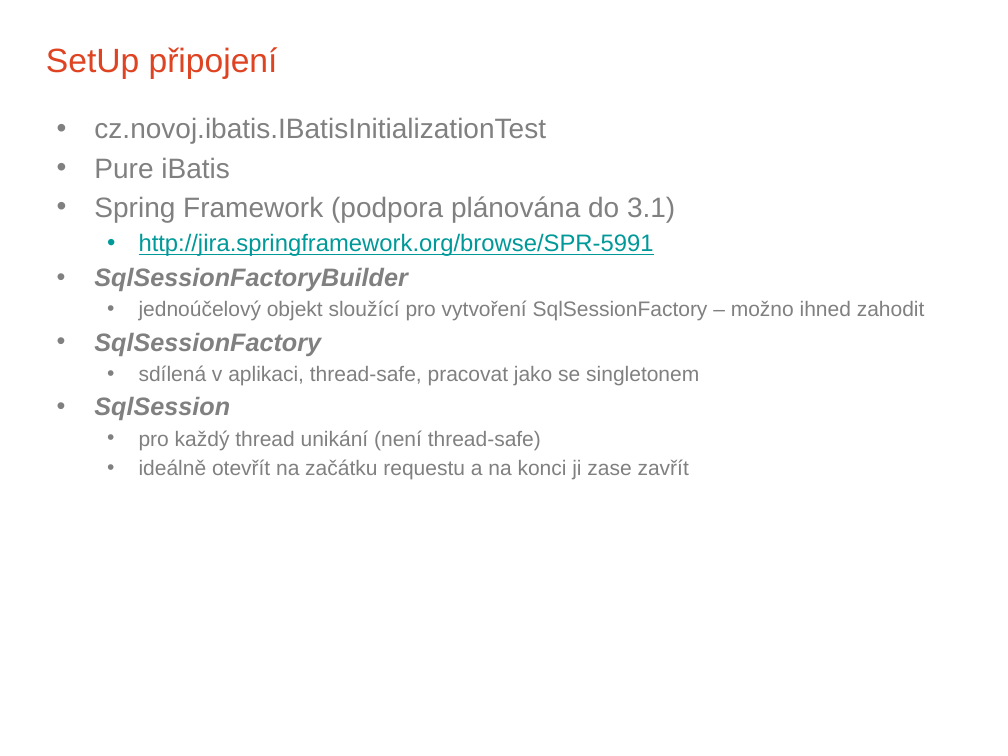
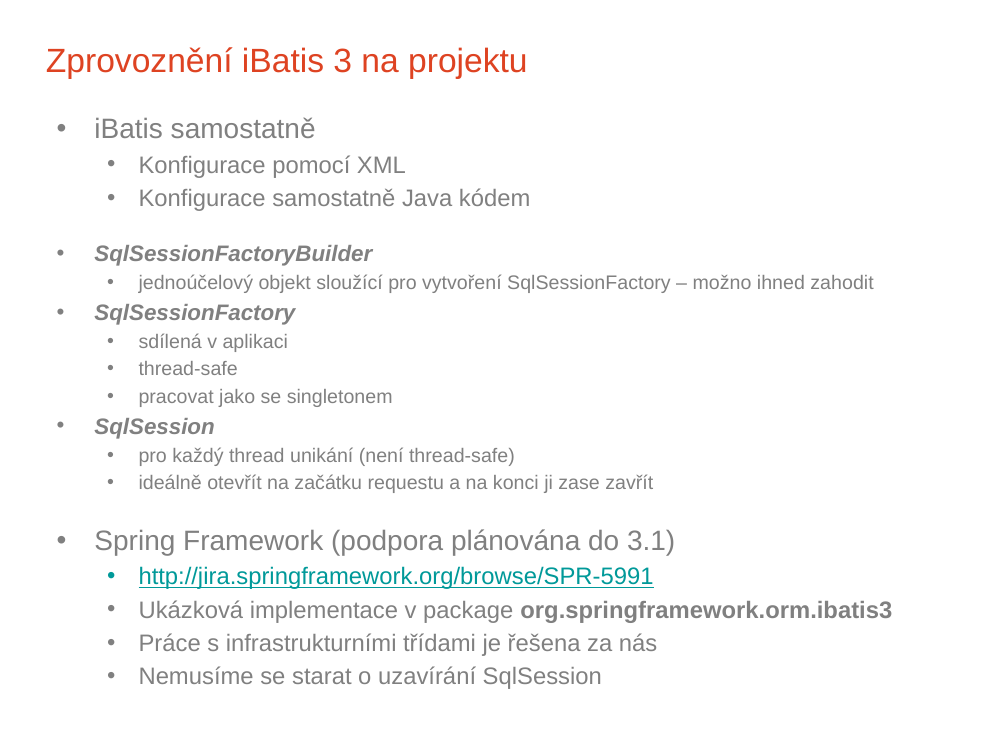
Before and after one commit to novoj/iBatisWorkShop, a slide deck: slide 3 of docs/iBatis 3 Workskop CZJUG.pptx (slide 2 before the commit). Drawn at 1008x756 pixels with LibreOffice and Linux fonts; fonts in the diff are those of the drawing; background and template pictures are left out. Boxes give left, top, right and bottom in pixels: in the first picture for what was removed or moved away, otherwise in the second. Text is boxed around its words. In the diff, an @@ line names an element or a change of style, - is before the commit and + after.

```diff
--- a/docs/iBatis 3 Workskop CZJUG.pptx
+++ b/docs/iBatis 3 Workskop CZJUG.pptx
@@ title at [46,47,527,79]: text changed @@
-SetUp připojení
+Zprovoznění iBatis 3 na projektu
@@ text at [94,117,531,211]: text changed; size 20 to 17 pt @@
-• cz.novoj.ibatis.IBatisInitializationTest
-• Pure iBatis
-• Spring Framework (podpora plánována do 3.1)
-  • http://jira.springframework.org/browse/SPR-5991
+• iBatis samostatně
+  • Konfigurace pomocí XML
+  • Konfigurace samostatně Java kódem
@@ text at [94,245,873,493]: size 18 to 16 pt in "SqlSessionFactoryBuilder", "SqlSessionFactory", "SqlSession"; size 15 to 14 pt in "jednoúčelový objekt sloužící pro vytvoření SqlSessionFactory ...", "pro každý thread unikání (není thread-safe)", "ideálně otevřít na začátku requestu a na ..." @@
@@ text at [139,333,393,407]: text changed; size 15 to 14 pt @@
-  • sdílená v aplikaci, thread-safe, pracovat jako se singletonem
+  • sdílená v aplikaci
+  • thread-safe
+  • pracovat jako se singletonem
@@ text at [94,529,892,689]: paragraphs added @@
+• Spring Framework (podpora plánována do 3.1)
+  • http://jira.springframework.org/browse/SPR-5991
+  • Ukázková implementace v package org.springframework.orm.ibatis3
+  • Práce s infrastrukturními třídami je řešena za nás
+  • Nemusíme se starat o uzavírání SqlSession
@@ page number at [627,530,675,555]: text changed @@
-2
+3
```
Also in this commit, not shown: 3 other slides changed, 8 slides added, 3 other files.
